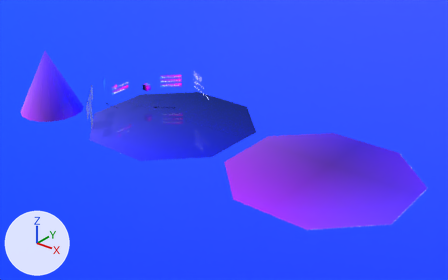
Before and after pictures for a commit that changed the glTF model example/assets/example.glb.
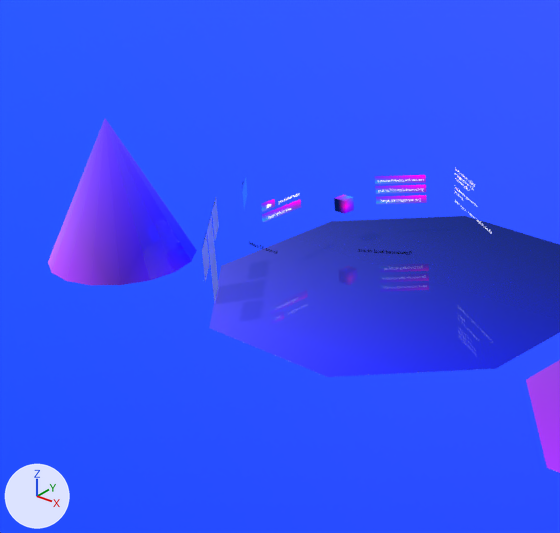
There are two pictures of each version: one whole from a 50 mm lens placed at (34.5, -34.5, 29.3), pointed at (6.6, 0.4, 7.7), one close up on the part from 0% to 53% of the width and 0% to 81% of the height. The lights are fixed; the arrows at lower left show +X, +Y and +Z. Where no turn or scale is listed for an object, it has been applied to the vertices.

Names of what the first close-up shows: 'backdrop', 'cone', 'floor1', 'lens_to_local_objects', 'otherplane'.
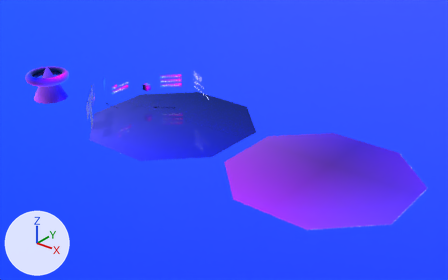
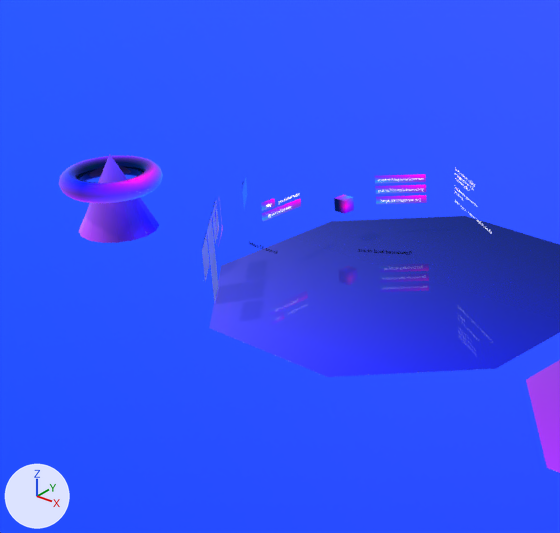
Patch to the scene script:
```diff
--- a/example/assets/example.glb.py
+++ b/example/assets/example.glb.py
@@ me_torus @@
+me_torus.from_pydata(...)  # a torus around z (ring radius 1.48, tube radius 0.37) spanning x -1.85..1.85, y -1.85..1.85, z -0.37..0.37
+me_torus.materials.append(mat_vaporgradient)
@@ ob_lens_to_local_objects @@
 ob_lens_to_local_objects.parent = ob_start
-ob_lens_to_local_objects.location = (-6.066, -3.664, 1.656)
+ob_lens_to_local_objects.location = (-6.066, -3.664, 1.545)
 ob_lens_to_local_objects.rotation_euler = (1.571, 0.0, 2.344)  # degrees (90, 0, 134)
@@ ob_cone @@
 ob_cone.rotation_euler = (-1.571, -2.344, 0.0)  # degrees (-90, -134, 0)
-ob_cone.scale = (2.72, 2.72, 6.33)
+ob_cone.scale = (1.46, 1.46, 3.4)
@@ ob_torus @@
+ob_torus = bpy.data.objects.new('Torus', me_torus)
+ob_torus.location = (-9.2, -4.31, 10.86)
```

Changed parts and their boxes [x1, y1, x2, y2] in the close-ups (560 x 533 px):
'cone', moved, rescaled (46% narrower, 46% shorter)
    before: [48, 118, 197, 285]
    after: [79, 154, 159, 243]
'Torus', added
    after: [59, 156, 163, 203]
'lens_to_local_objects', moved
    before: [212, 198, 219, 240]
    after: [212, 202, 219, 244]
